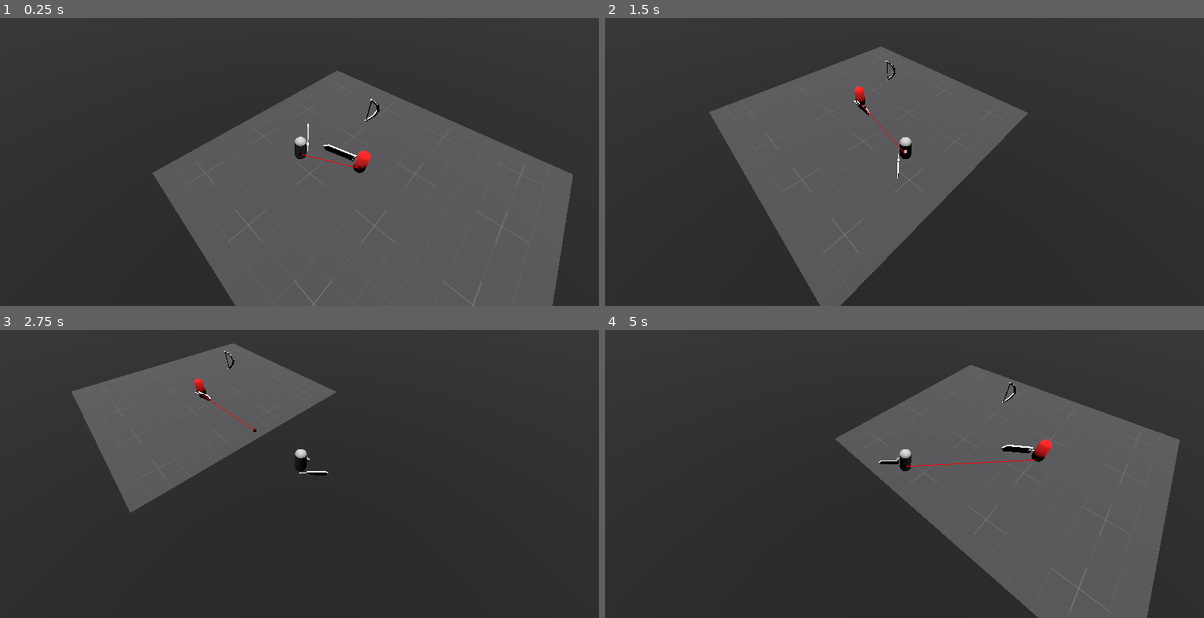
Above: before the commit, frames 1-4 (two rows, left to right).
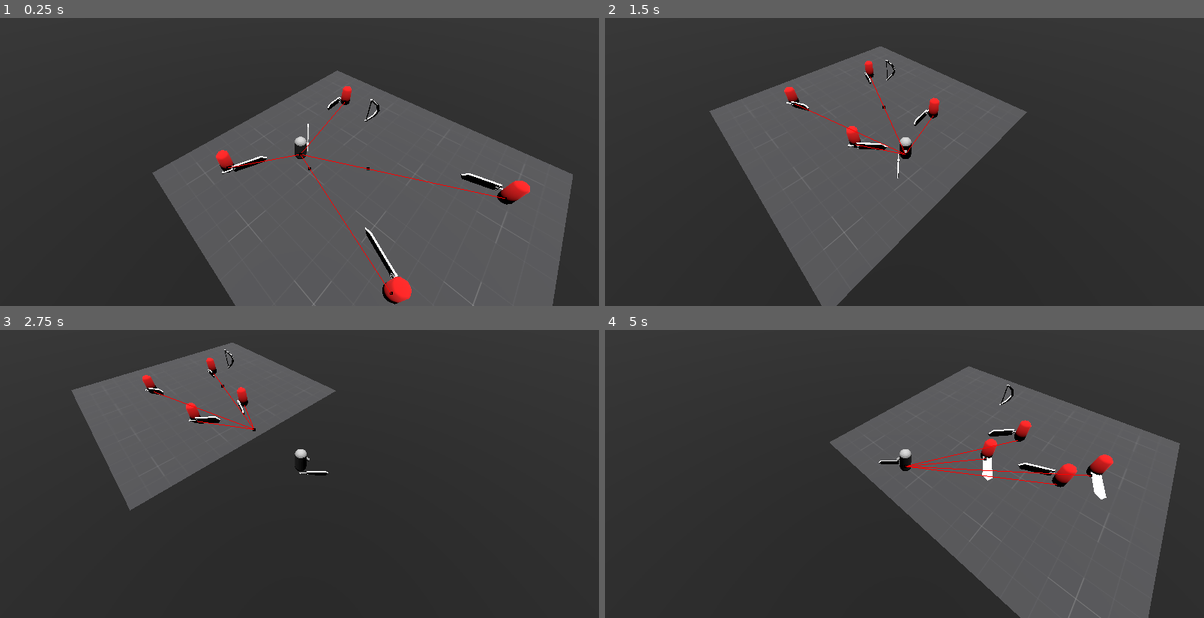
Above: after the commit, the same moments.

Repository: strcogo/Auto-META
Game: Godot game, scene res://scenes/debug.tscn
Two runs of this game, one before a commit and one after it. Both use one fixed random seed, a clock stepped at 60 frames per second and the inputs below.
Inputs (mouse positions are in pixels of both pictures, inside the frame that each line leads up to):
- Up to frame 1 (0.25 s): no input
- Up to frame 2 (1.5 s): move the mouse to (1036, 121) at 0.52 s; hold D (move_right) 0.53-1.28 s; click (1036, 121) at 0.6 s; move the mouse to (784, 153) at 1.27 s; hold S (move_down) from 1.28 s (still down); tap Space (dash) at 1.35 s
- Up to frame 3 (2.75 s): move the mouse to (359, 376) at 2.02 s; release S (move_down) at 2.03 s; hold D (move_right) from 2.03 s (still down); tap F (interact) at 2.1 s
- Up to frame 4 (5 s): move the mouse to (874, 517) at 2.77 s; release D (move_right) at 2.78 s; hold W (move_up) 2.78-3.53 s; click (874, 517) at 2.85 s; move the mouse to (1084, 499) at 3.52 s; hold A (move_left) from 3.53 s (still down); tap Space (dash) at 3.6 s; move the mouse to (724, 399) at 4.27 s; tap F (interact) at 4.35 s

The runs differ from the first frame. In frame 1, 1.9% of the frame differs, in the area x 36-89%, y 23-100%; in frame 2, 1.5%; in frame 3, 1.2%; in frame 4, 3.7%, in the area x 37-96%, y 11-100%.

Commit message:
aaaaaaaaaa

Diff:
--- a/character/character.gd
+++ b/character/character.gd
@@ -2,6 +2,7 @@
 
 
 @export var speed = 10
+@export var life = 100
 var target_velocity = Vector3.ZERO
 var dash_speed = speed * 5
 var dash_lenght = .1
@@ -45,5 +46,10 @@
 		var pos = intersection["position"]
 		return Vector3(pos.x, 0, pos.z)
 
+func take_damage(amount: int):
+	life -= amount
+	if(life <= 0):
+		self.queue_free()
+
 func player():
 	pass
--- a/enemy/enemy_1 (runner)/enemy1.gd
+++ b/enemy/enemy_1 (runner)/enemy1.gd
@@ -2,6 +2,7 @@
 
 var speed = 2
 var accel = 10
+@export var life = 100
 
 
 @onready var nav: NavigationAgent3D = $NavigationAgent3D
@@ -30,11 +31,16 @@
 			velocity = velocity.lerp(direction * speed, accel * delta)
 			move_and_slide()
 		ATACKING:
-			pass
+			if($AttackCooldown.is_stopped()):
+				$AnimationPlayer.play("hit")
+				$AttackCooldown.start()
 
 
 
-
+func take_damage(amount: int):
+	life -= amount
+	if(life <= 0):
+		self.queue_free()
 
 
 
--- a/enemy/enemy_1 (runner)/enemy1.tscn
+++ b/enemy/enemy_1 (runner)/enemy1.tscn
@@ -1,12 +1,82 @@
-[gd_scene load_steps=6 format=3 uid="uid://c2654y2pv8cak"]
+[gd_scene load_steps=13 format=3 uid="uid://c2654y2pv8cak"]
 
 [ext_resource type="Script" path="res://enemy/enemy_1 (runner)/enemy1.gd" id="1_l7jgp"]
 [ext_resource type="PackedScene" uid="uid://v1adlwqaxi3v" path="res://enemy/enemy_1 (runner)/enemy.glb" id="1_p7m2h"]
 [ext_resource type="PackedScene" uid="uid://li81bdci00pb" path="res://weapons/weapon pickups/models/sword.glb" id="2_e8hhp"]
+[ext_resource type="Script" path="res://combat/hitbox.gd" id="3_m0w77"]
+[ext_resource type="Script" path="res://combat/hurtbox.gd" id="5_x2j02"]
+
+[sub_resource type="CapsuleShape3D" id="CapsuleShape3D_pcacr"]
+radius = 1.03542
+height = 8.62108
 
 [sub_resource type="CapsuleShape3D" id="CapsuleShape3D_ab6jh"]
 
+[sub_resource type="Animation" id="Animation_ypc8f"]
+resource_name = "hit"
+length = 0.3
+step = 0.05
+tracks/0/type = "value"
+tracks/0/imported = false
+tracks/0/enabled = true
+tracks/0/path = NodePath("../Pivot/sword_model:rotation")
+tracks/0/interp = 1
+tracks/0/loop_wrap = true
+tracks/0/keys = {
+"times": PackedFloat32Array(0, 0.3),
+"transitions": PackedFloat32Array(1, 1),
+"update": 0,
+"values": [Vector3(-0.100123, 0.742622, -1.55343), Vector3(-0.100123, 2.75848, -1.55343)]
+}
+tracks/1/type = "value"
+tracks/1/imported = false
+tracks/1/enabled = true
+tracks/1/path = NodePath("../Pivot/sword_model/HitBox/CollisionShape3D:disabled")
+tracks/1/interp = 1
+tracks/1/loop_wrap = true
+tracks/1/keys = {
+"times": PackedFloat32Array(0, 0.05, 0.3),
+"transitions": PackedFloat32Array(1, 1, 1),
+"update": 1,
+"values": [true, false, true]
+}
+
+[sub_resource type="Animation" id="Animation_ie6en"]
+length = 0.001
+tracks/0/type = "value"
+tracks/0/imported = false
+tracks/0/enabled = true
+tracks/0/path = NodePath("../Pivot/sword_model:rotation")
+tracks/0/interp = 1
+tracks/0/loop_wrap = true
+tracks/0/keys = {
+"times": PackedFloat32Array(0),
+"transitions": PackedFloat32Array(1),
+"update": 0,
+"values": [Vector3(-1.3996, 0, 0)]
+}
+tracks/1/type = "value"
+tracks/1/imported = false
+tracks/1/enabled = true
+tracks/1/path = NodePath("../Pivot/sword_model/HitBox/CollisionShape3D:disabled")
+tracks/1/interp = 1
+tracks/1/loop_wrap = true
+tracks/1/keys = {
+"times": PackedFloat32Array(0),
+"transitions": PackedFloat32Array(1),
+"update": 1,
+"values": [true]
+}
+
+[sub_resource type="AnimationLibrary" id="AnimationLibrary_77nqu"]
+_data = {
+"RESET": SubResource("Animation_ie6en"),
+"hit": SubResource("Animation_ypc8f")
+}
+
 [sub_resource type="BoxShape3D" id="BoxShape3D_lg6ld"]
+
+[sub_resource type="CapsuleShape3D" id="CapsuleShape3D_c3p53"]
 
 [node name="Enemy1" type="CharacterBody3D"]
 script = ExtResource("1_l7jgp")
@@ -17,6 +87,15 @@
 transform = Transform3D(0.3, 0, 0, 0, 0.0511093, 0.295614, 0, -0.295614, 0.0511093, 0.474555, 0.50912, 0.228633)
 skeleton = NodePath("../..")
 
+[node name="HitBox" type="Area3D" parent="Pivot/sword_model"]
+script = ExtResource("3_m0w77")
+damage = 25
+
+[node name="CollisionShape3D" type="CollisionShape3D" parent="Pivot/sword_model/HitBox"]
+transform = Transform3D(1, 0, 0, 0, 1, 2.98023e-08, -1.49012e-08, 0, 1, -1.19209e-07, 5.71293, -0.0216796)
+shape = SubResource("CapsuleShape3D_pcacr")
+disabled = true
+
 [node name="enemy" parent="Pivot" instance=ExtResource("1_p7m2h")]
 transform = Transform3D(0.4, 0, 0, 0, 0.35, 0, 0, 0, 0.4, 0, 0, 0)
 
@@ -26,6 +105,9 @@
 
 [node name="AnimationPlayer" type="AnimationPlayer" parent="."]
 root_node = NodePath("../CollisionShape3D")
+libraries = {
+"": SubResource("AnimationLibrary_77nqu")
+}
 
 [node name="NavigationAgent3D" type="NavigationAgent3D" parent="."]
 debug_enabled = true
@@ -37,5 +119,16 @@
 [node name="CollisionShape3D" type="CollisionShape3D" parent="AttackRange"]
 shape = SubResource("BoxShape3D_lg6ld")
 
+[node name="AttackCooldown" type="Timer" parent="."]
+one_shot = true
+autostart = true
+
+[node name="HurtBox" type="Area3D" parent="."]
+script = ExtResource("5_x2j02")
+
+[node name="CollisionShape3D" type="CollisionShape3D" parent="HurtBox"]
+transform = Transform3D(1, 0, 0, 0, 1, 0, 0, 0, 1, 0, 1, 0)
+shape = SubResource("CapsuleShape3D_c3p53")
+
 [connection signal="body_entered" from="AttackRange" to="." method="_on_attack_range_body_entered"]
 [connection signal="body_exited" from="AttackRange" to="." method="_on_attack_range_body_exited"]
--- a/scenes/debug.tscn
+++ b/scenes/debug.tscn
@@ -34,7 +34,7 @@
 transform = Transform3D(1, 0, 0, 0, 1, 0, 0, 0, 1, -4.12367, 0.15873, -1.25678)
 
 [node name="DirectionalLight3D" type="DirectionalLight3D" parent="."]
-transform = Transform3D(1, 0.00011874, -1.54839e-05, 1.55017e-05, -0.00015011, 1, 0.000118738, -1, -0.000150111, 0, 5, 0)
+transform = Transform3D(1, 0.00011874, -1.54839e-05, 1.55017e-05, -0.00015011, 1, 0.000118738, -1, -0.000150112, 0, 5, 0)
 light_energy = 2.333
 
 [node name="Void" type="StaticBody3D" parent="."]
@@ -71,3 +71,13 @@
 [node name="Enemies" type="Node3D" parent="."]
 
 [node name="Enemy1" parent="Enemies" instance=ExtResource("4_k6ng7")]
+transform = Transform3D(1, 0, 0, 0, 1, 0, 0, 0, 1, 0, 0, -7.67093)
+
+[node name="Enemy2" parent="Enemies" instance=ExtResource("4_k6ng7")]
+transform = Transform3D(1, 0, 0, 0, 1, 0, 0, 0, 1, 8.17455, 0, 2.16913)
+
+[node name="Enemy3" parent="Enemies" instance=ExtResource("4_k6ng7")]
+transform = Transform3D(1, 0, 0, 0, 1, 0, 0, 0, 1, -9.17043, 0, 0)
+
+[node name="Enemy4" parent="Enemies" instance=ExtResource("4_k6ng7")]
+transform = Transform3D(1, 0, 0, 0, 1, 0, 0, 0, 1, 0, 0, 7)
Not shown, added: enemy/enemy_1 (runner).rar
